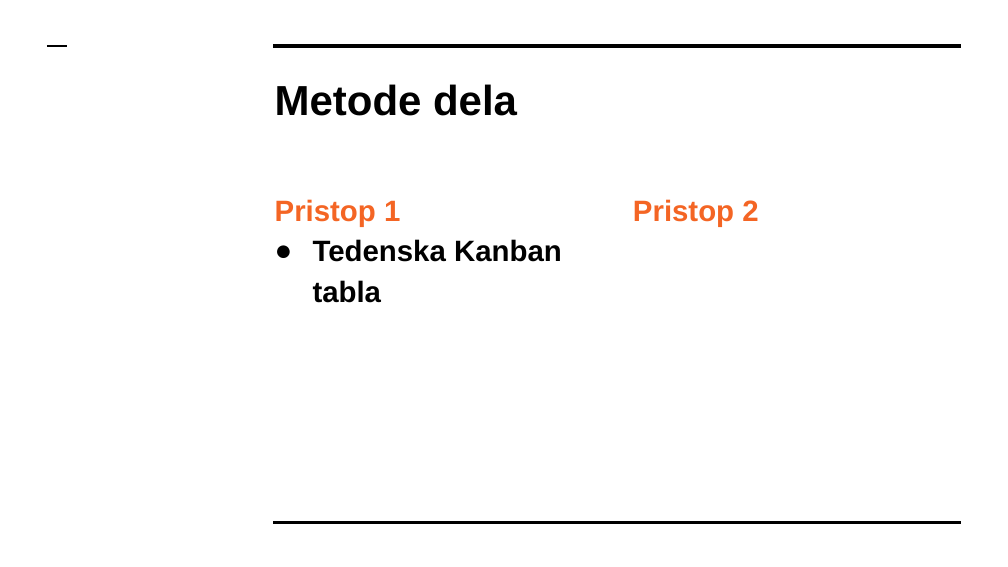
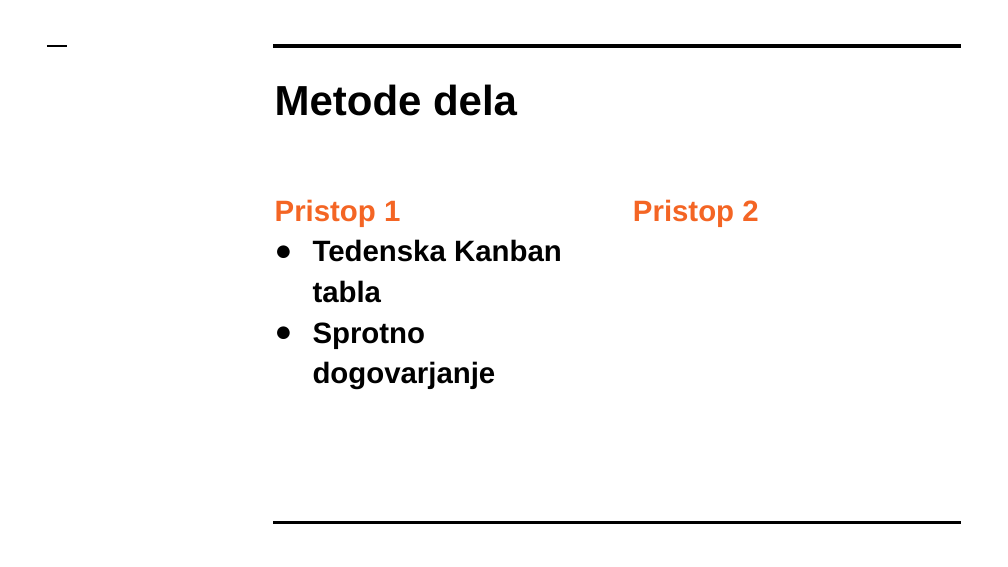
Before and after one commit to MatijaDolzan/Praktikum7, a slide deck: slide 6 of Predstavitve/Praktikum II - Skupina 7 - Teden 3.pptx (slide 5 before the commit). Drawn at 1008x567 pixels with LibreOffice and Linux fonts; fonts in the diff are those of the drawing. Boxes give left, top, right and bottom in pixels: in the first picture for what was removed or moved away, otherwise in the second. Text is boxed around its words. In the diff, an @@ line names an element or a change of style, - is before the commit and + after.

```diff
--- a/Predstavitve/Praktikum II - Skupina 7 - Teden 3.pptx
+++ b/Predstavitve/Praktikum II - Skupina 7 - Teden 3.pptx
@@ text at [313, 322, 496, 389]: paragraph added @@
+● Sprotno dogovarjanje
```
Also in this commit, not shown: 4 other slides changed, 1 slide added.
